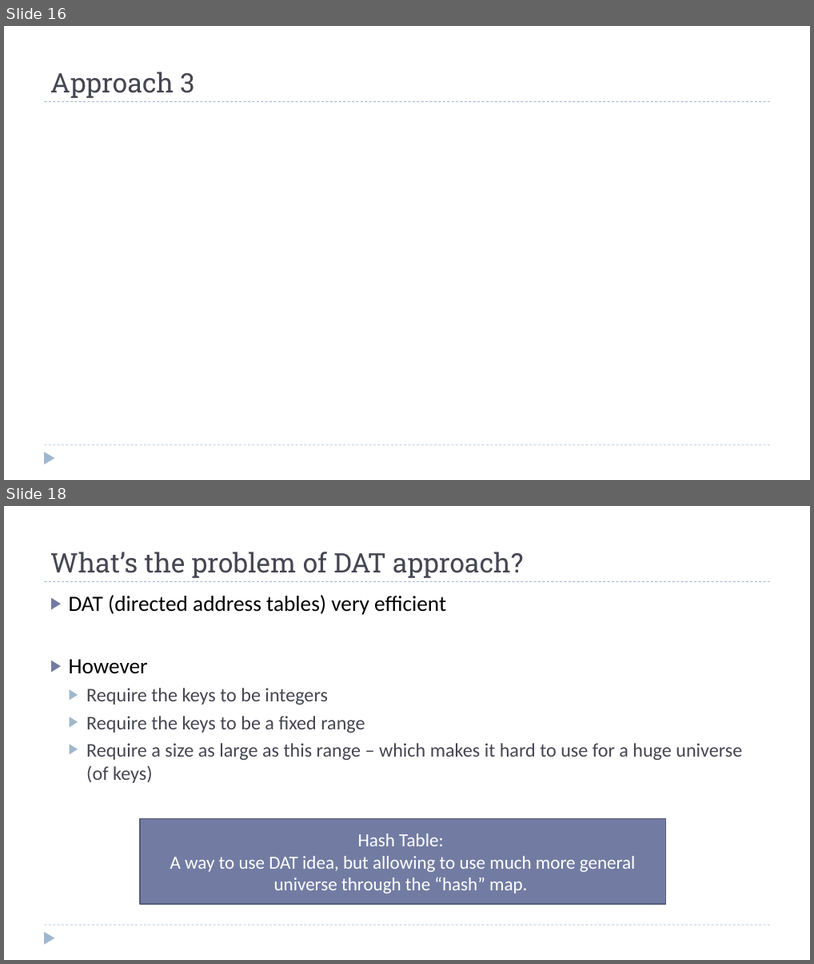
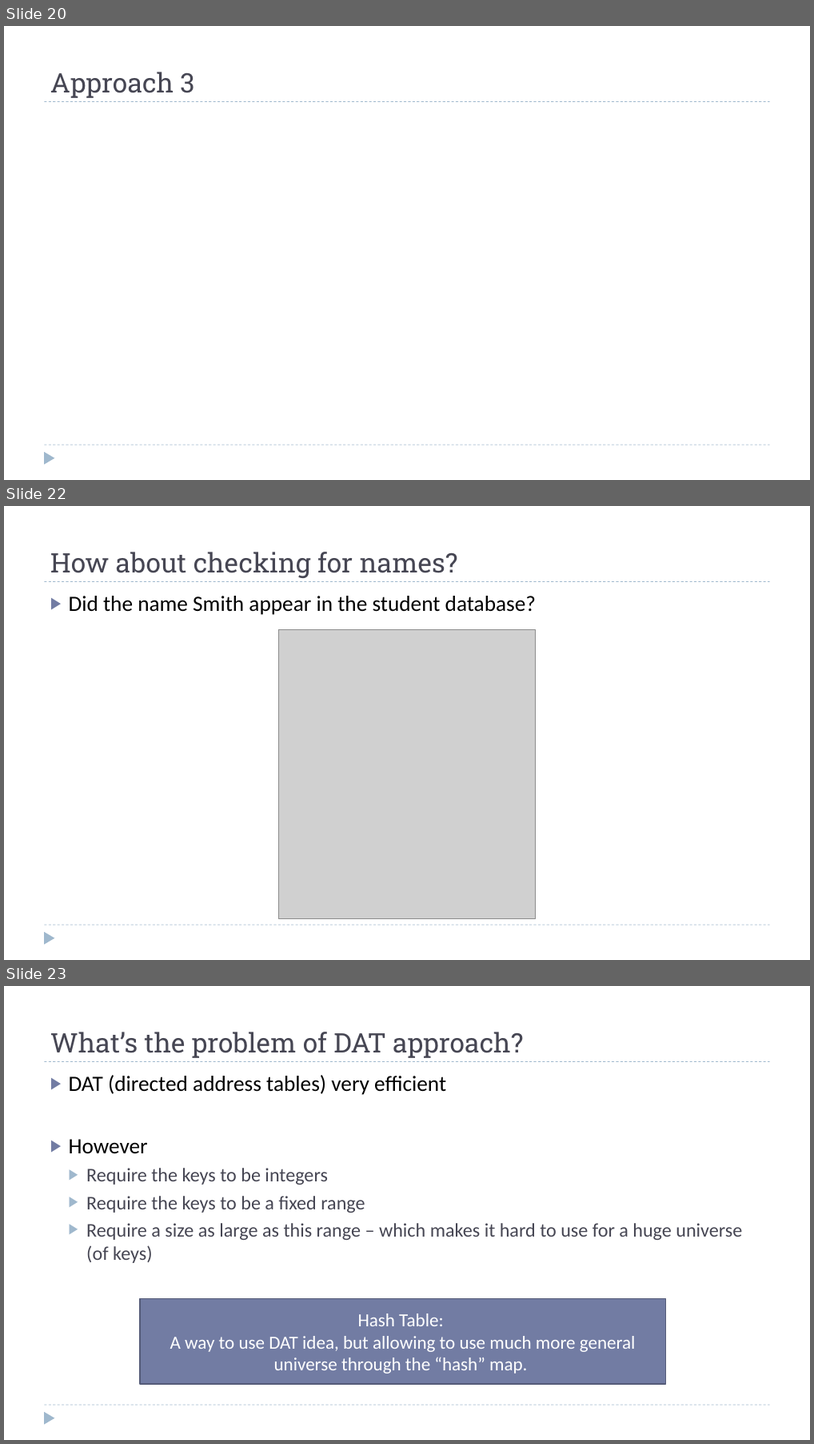
Before and after one commit to dsc-courses/dsc40b-2025-wi, a slide deck: materials/lectures/09-hashing/slides.pptx. Shown one above the other, each under a label of ours: slides 16 and 18 before the commit, slides 20, 22 and 23 after it; the slides between them are not shown. The pictures are 814x964 and 814x1444 pixels, drawn with LibreOffice and Linux fonts; fonts in the diff are those of the drawing; grey boxes stand for pictures. Boxes give left, top, right and bottom in pixels: in the first picture for what was removed or moved away, otherwise in the second. Text is boxed around its words. In the diff, an @@ line names an element or a change of style, - is before the commit and + after.

```diff
--- a/materials/lectures/09-hashing/slides.pptx
+++ b/materials/lectures/09-hashing/slides.pptx
@@ slide 22 added at (x1=4, y1=506, x2=810, y2=960), background #FFFFFF; not listed: 3 template elements that a slide beside it also shows @@
@@ title added at (x1=50, y1=552, x2=458, y2=578), 32 pt, text #464653 @@
+How about checking for names?
@@ text added at (x1=69, y1=596, x2=536, y2=615), 26 pt, text #000000 @@
+▶ Did the name Smith appear in the student database?
@@ picture added at (x1=278, y1=630, x2=536, y2=919) @@
@@ what was slide 16 is now slide 20 @@
@@ what was slide 18 is now slide 23 @@
```
Also in this commit, not shown: 6 slides changed, 11 other slides added, 1 slide removed, 20 other files.
